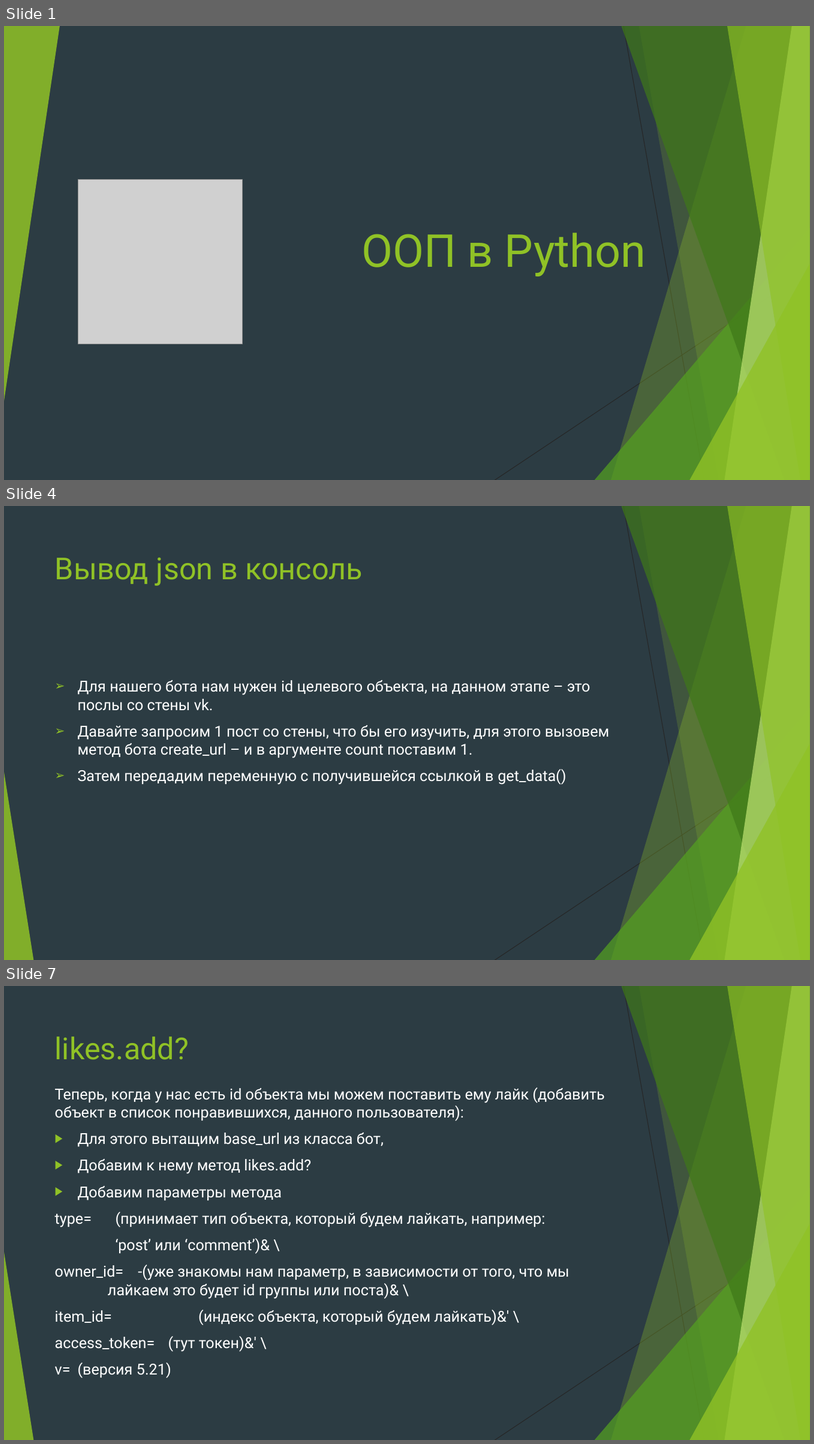
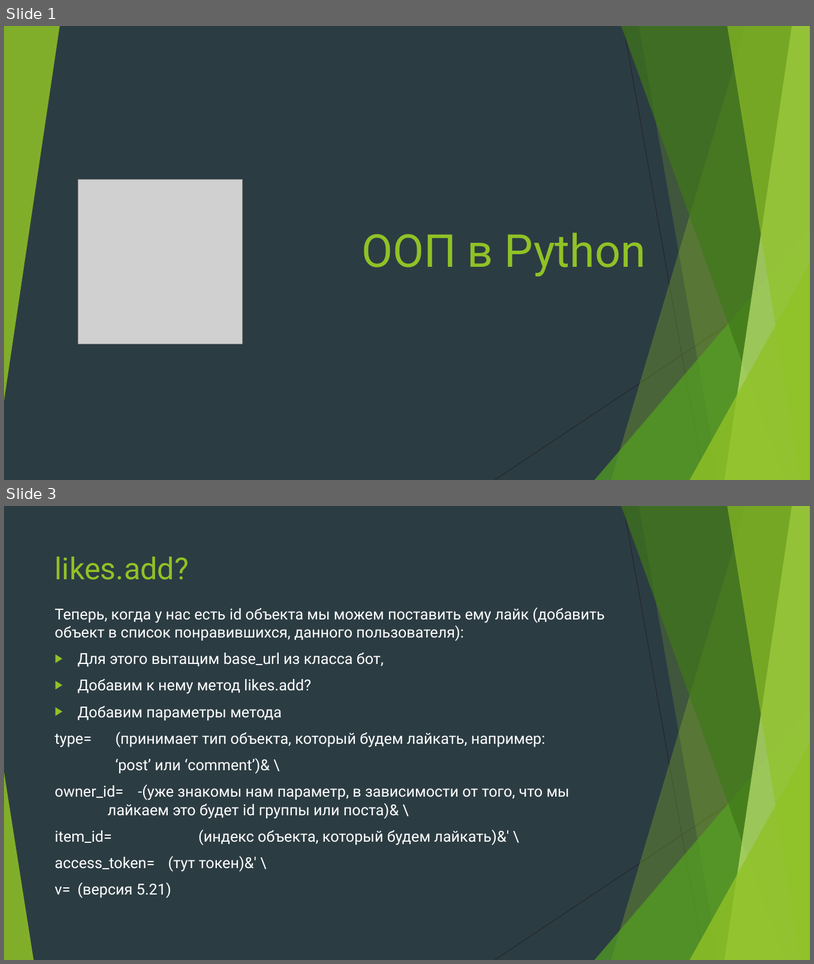
Before and after one commit to Yegor9151/for_corund, a slide deck: python/module2/presentation/урок 6 модуль 2.pptx. Shown one above the other, each under a label of ours: slides 1, 4 and 7 before the commit, slides 1 and 3 after it; the slides between them are not shown. The pictures are 814x1444 and 814x964 pixels, drawn with LibreOffice and Linux fonts; fonts in the diff are those of the drawing; grey boxes stand for pictures. Boxes give left, top, right and bottom in pixels: in the first picture for what was removed or moved away, otherwise in the second. Text is boxed around its words. In the diff, an @@ line names an element or a change of style, - is before the commit and + after.

```diff
--- a/python/module2/presentation/урок 6 модуль 2.pptx
+++ b/python/module2/presentation/урок 6 модуль 2.pptx
@@ slide 4 removed at [4, 506, 810, 960], background #2C3C43; not listed: 10 template elements that a slide beside it also shows @@
@@ title removed at [55, 558, 363, 586] @@
-Вывод json в консоль
@@ text removed at [78, 680, 610, 784] @@
-➢ Для нашего бота нам нужен id целевого объекта, на данном этапе – это послы со стены vk.
-➢ Давайте запросим 1 пост со стены, что бы его изучить, для этого вызовем метод бота create_url – и в аргументе count поставим 1.
-➢ Затем передадим переменную с получившейся ссылкой в get_data()
@@ what was slide 7 is now slide 3 @@
```
Also in this commit, not shown: 1 slide changed, 3 other slides removed.
